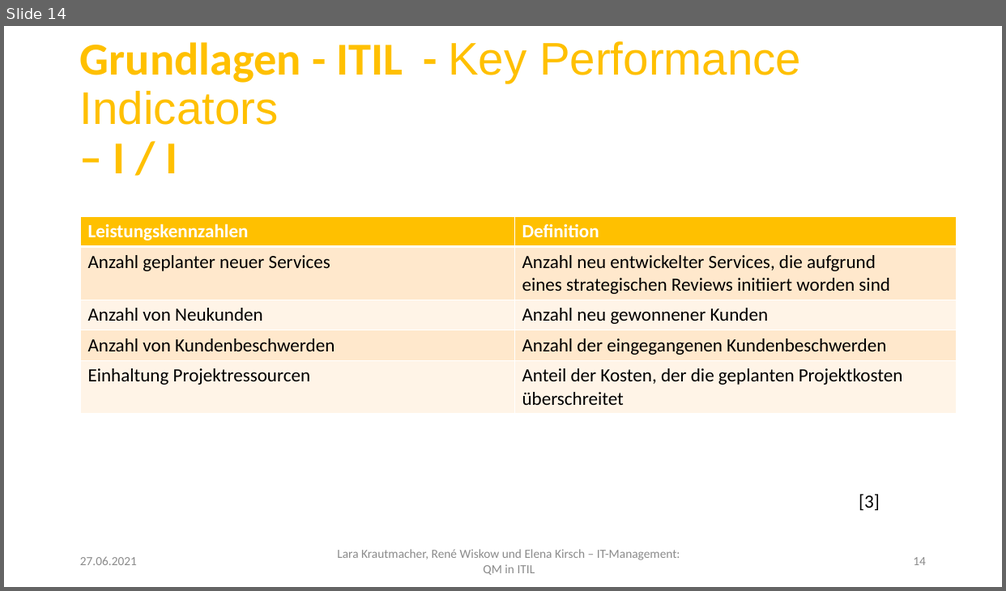
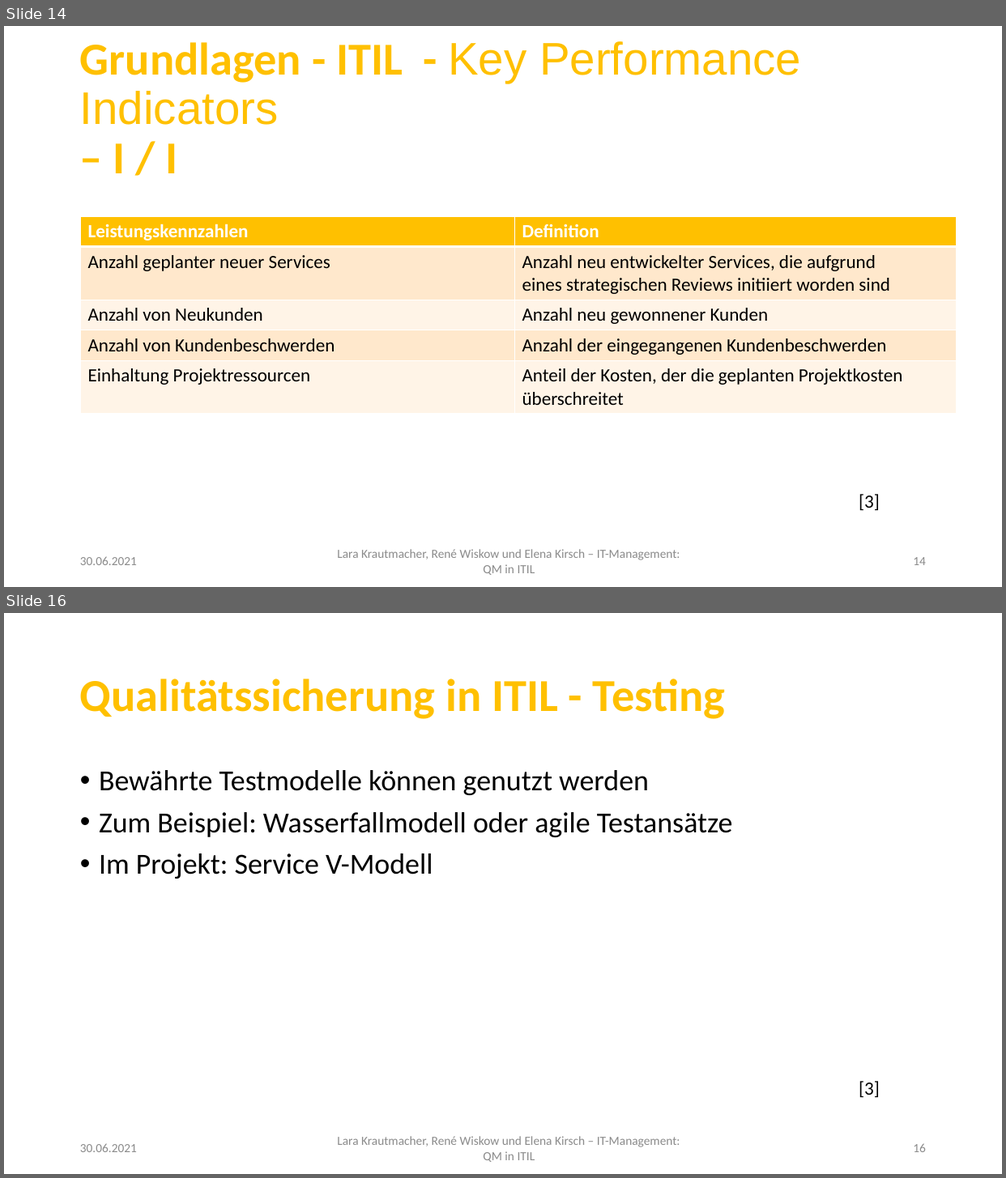
Before and after one commit to LaraKrauti/Qualitaetssicherung, a slide deck: LaraKrautmacher_RenéWiskow_ElenaKirsch_ITManagement.pptx. Shown one above the other, each under a label of ours: slide 14 before the commit, slides 14 and 16 after it; the slides between them are not shown. The pictures are 1006x591 and 1006x1178 pixels, drawn with LibreOffice and Linux fonts; fonts in the diff are those of the drawing; background and template pictures are left out. Boxes give left, top, right and bottom in pixels: in the first picture for what was removed or moved away, otherwise in the second. Text is boxed around its words. In the diff, an @@ line names an element or a change of style, - is before the commit and + after.

Commit message:
Folien Testing und Fazit

```diff
--- a/LaraKrautmacher_RenéWiskow_ElenaKirsch_ITManagement.pptx
+++ b/LaraKrautmacher_RenéWiskow_ElenaKirsch_ITManagement.pptx
@@ slide 16 added at [4,613,1002,1174], background #FFFFFF; not listed: 1 template element that a slide beside it also shows @@
@@ title added at [80,679,725,719], 44 pt, text #FFC000, bold @@
+Qualitätssicherung in ITIL - Testing
@@ text added at [99,770,733,879], 28 pt, text #000000 @@
+• Bewährte Testmodelle können genutzt werden
+• Zum Beispiel: Wasserfallmodell oder agile Testansätze
+• Im Projekt: Service V-Modell
@@ text added at [859,1081,880,1097], 18 pt, text #000000 @@
+[3]
@@ text added at [80,1144,137,1152], 12 pt, text #8C8C8C @@
+30.06.2021
@@ page number added at [913,1144,926,1152], 12 pt, text #8C8C8C @@
+16
@@ slide 14 changed as well @@
@@ text at [80,557,137,565]: text changed @@
-27.06.2021
+30.06.2021
```
Also in this commit, not shown: 14 other slides changed, 16 other slides added, 3 other files.
